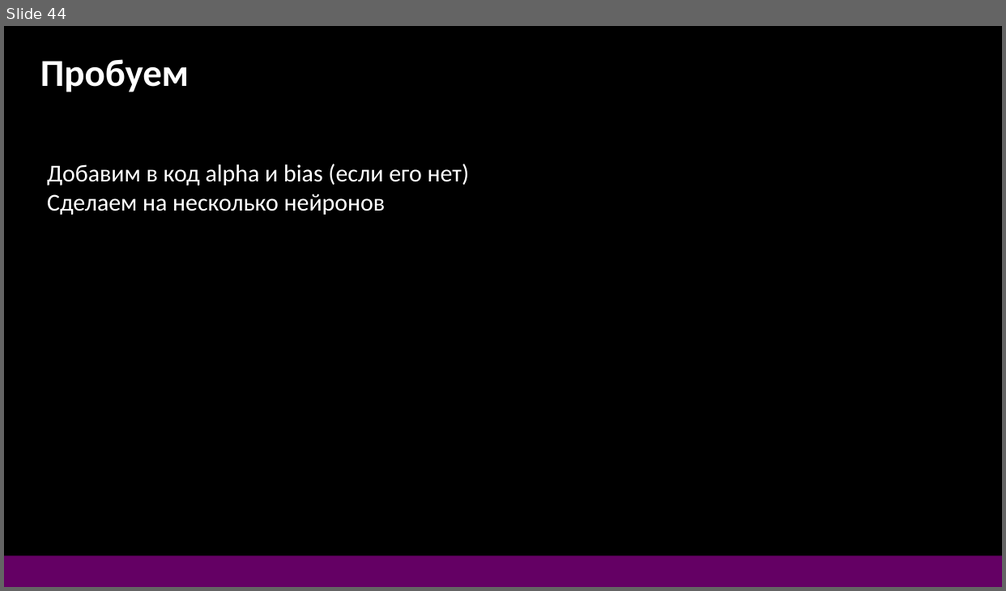
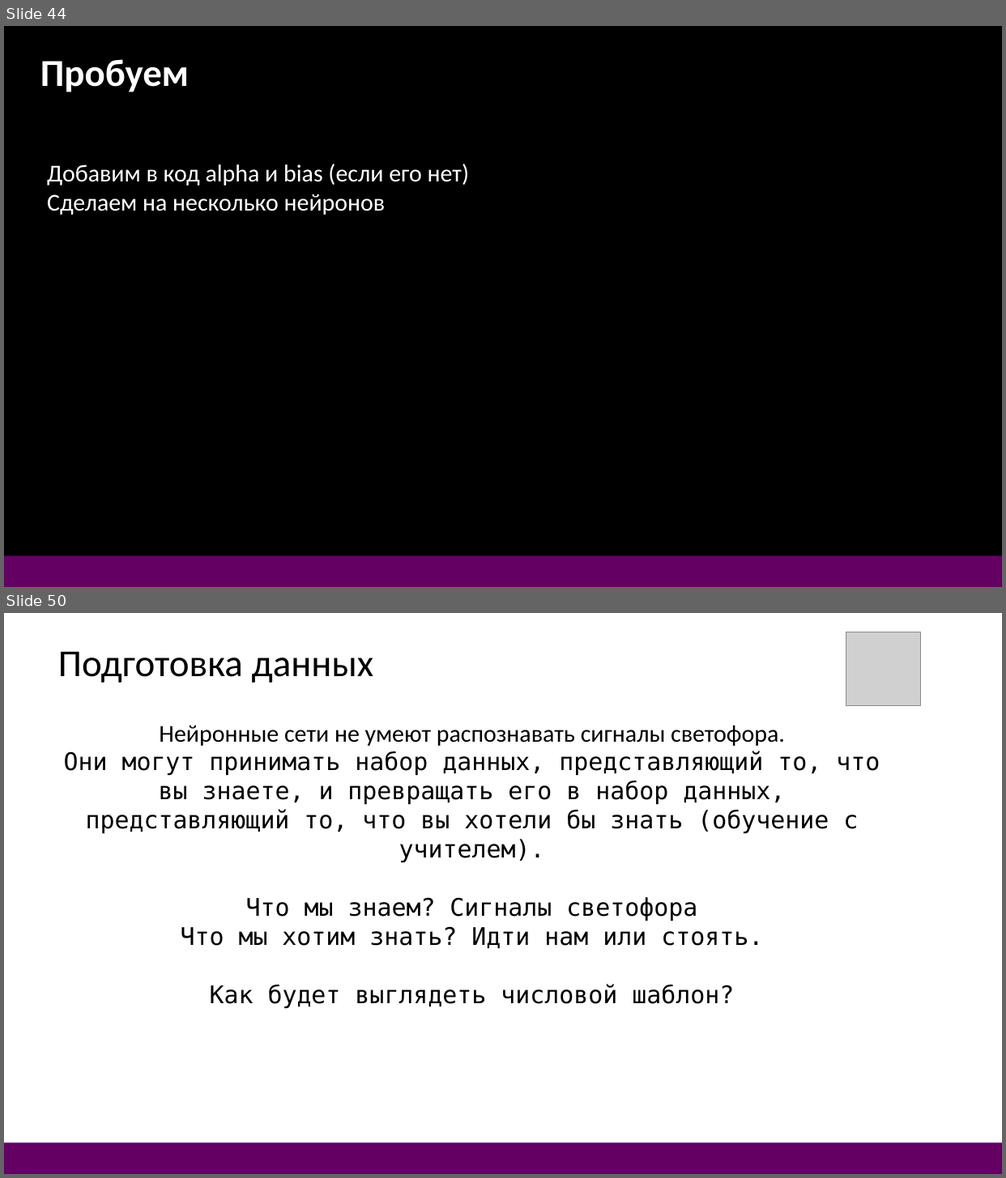
Before and after one commit to DonRobot-all/ML, a slide deck: 1. ML first 28.pptx. Shown one above the other, each under a label of ours: slide 44 before the commit, slides 44 and 50 after it; the slides between them are not shown. The pictures are 1006x591 and 1006x1178 pixels, drawn with LibreOffice and Linux fonts; fonts in the diff are those of the drawing; grey boxes stand for pictures. Boxes give left, top, right and bottom in pixels: in the first picture for what was removed or moved away, otherwise in the second. Text is boxed around its words. In the diff, an @@ line names an element or a change of style, - is before the commit and + after.

```diff
--- a/1. ML first 28.pptx
+++ b/1. ML first 28.pptx
@@ slide 50 added at (4, 613, 1002, 1174), background #FFFFFF @@
@@ picture added at (846, 632, 921, 705) @@
@@ text added at (58, 651, 374, 683), 44 pt, text #000000 @@
+Подготовка данных
@@ text added at (64, 725, 880, 949), 28 pt, text #000000 @@
+Нейронные сети не умеют распознавать сигналы светофора.
+Они могут принимать набор данных, представляющий то, что вы знаете, и превращать его в набор данных, представляющий то, что вы хотели бы знать (обучение с учителем).
+Что мы знаем? Сигналы светофора
+Что мы хотим знать? Идти нам или стоять.
+Как будет выглядеть числовой шаблон?
@@ rectangle added at (4, 1143, 1002, 1174), fill #640064 @@
```
Also in this commit, not shown: 7 other slides added, 3 other files.
